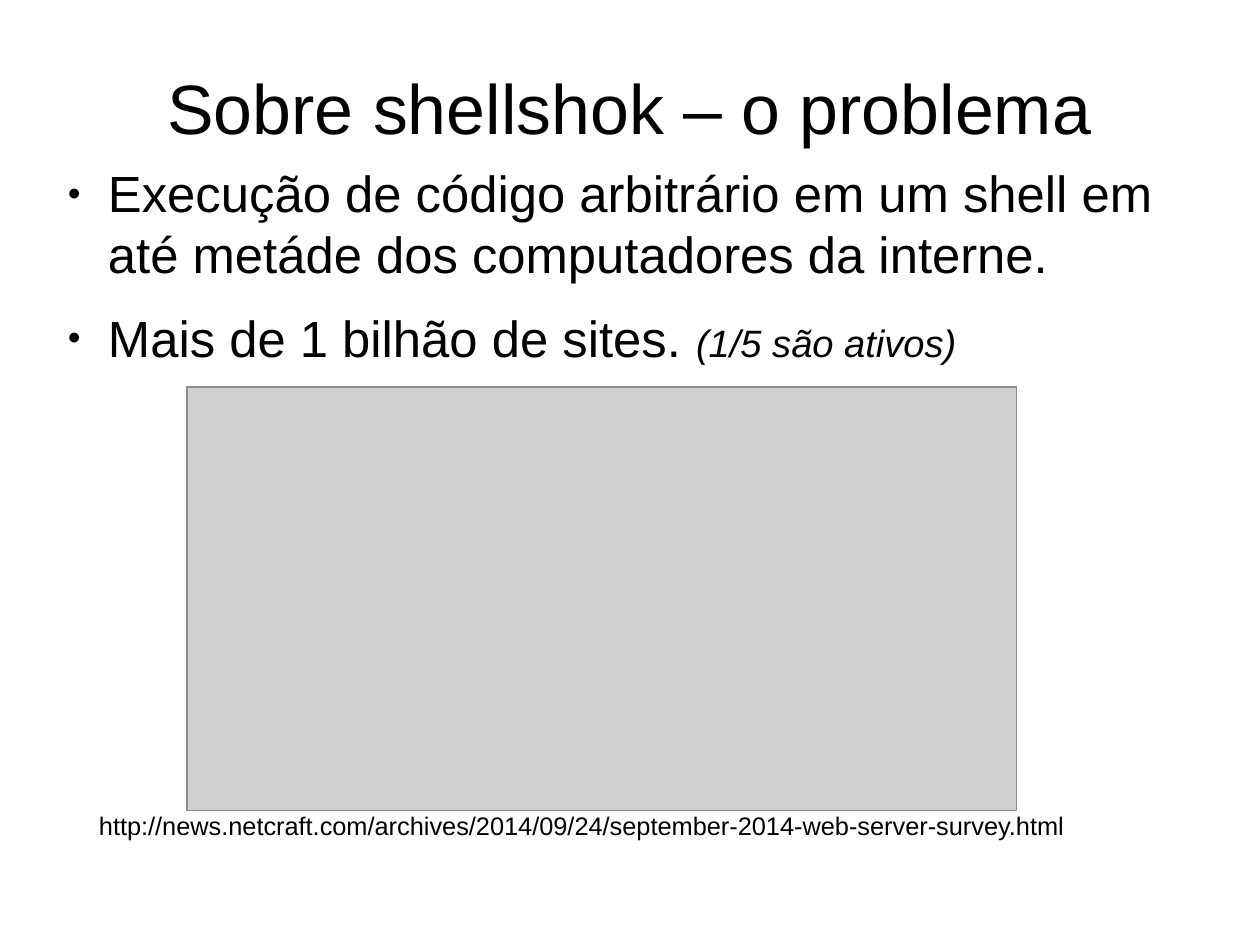
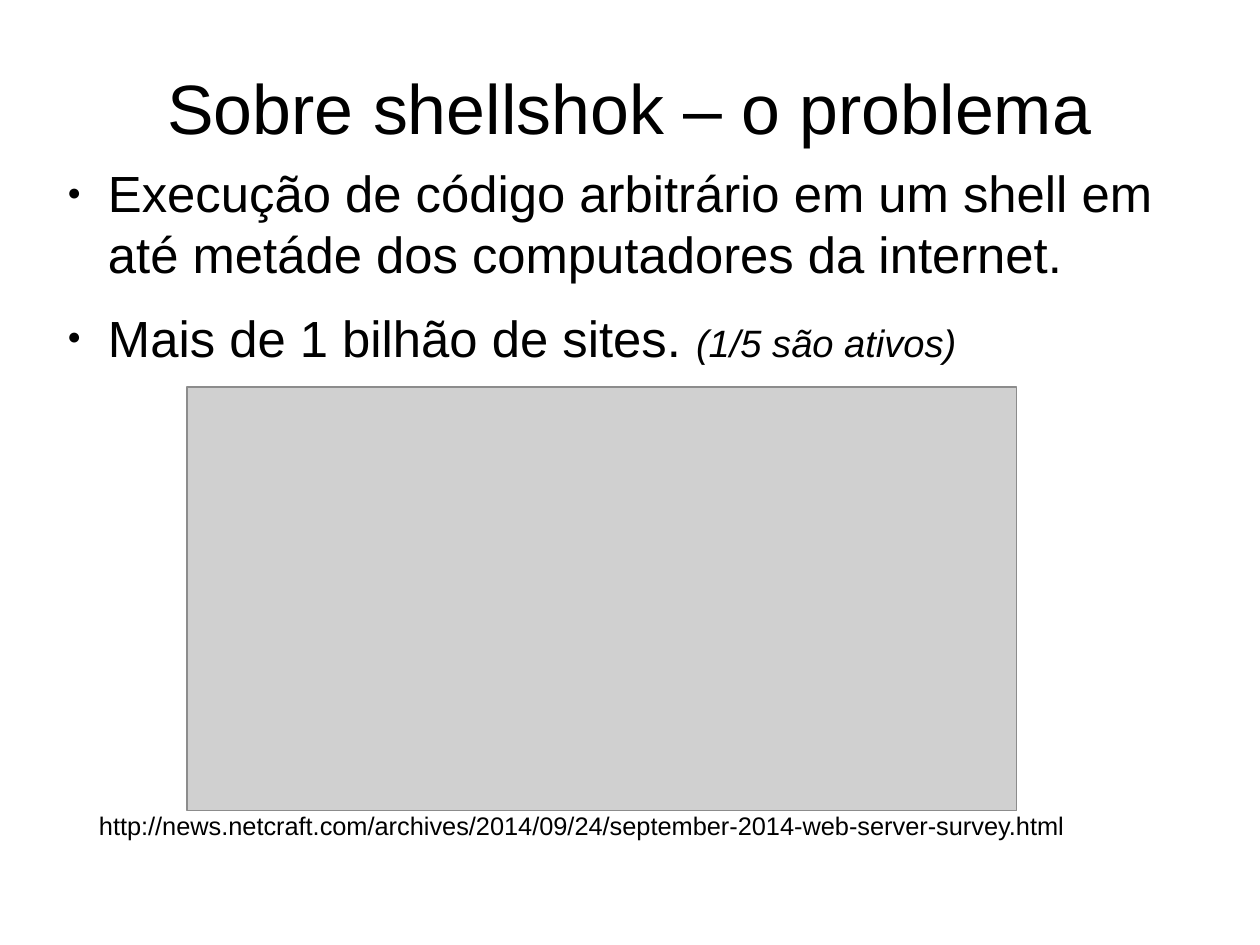
Before and after one commit to Evnsan/MAC0448, a slide deck: slide 7 of ep4/apresentacao.odp. Drawn at 1260x945 pixels with LibreOffice and Linux fonts; fonts in the diff are those of the drawing; grey boxes stand for pictures. Boxes give left, top, right and bottom in pixels: in the first picture for what was removed or moved away, otherwise in the second. Text is boxed around its words. In the diff, an @@ line names an element or a change of style, - is before the commit and + after.

Commit message:
correcao do slide 7 e inversao do 7 com o 8

```diff
--- a/ep4/apresentacao.odp
+++ b/ep4/apresentacao.odp
@@ text at (108,174,1153,284): text changed @@
-● Execução de código arbitrário em um shell em até metáde dos computadores da interne.
+● Execução de código arbitrário em um shell em até metáde dos computadores da internet.
```
